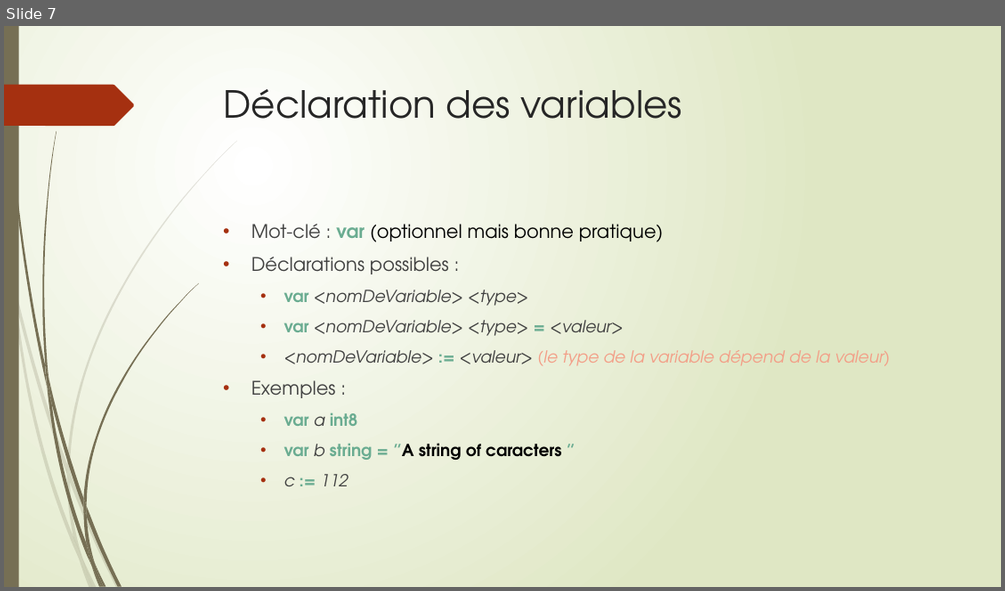
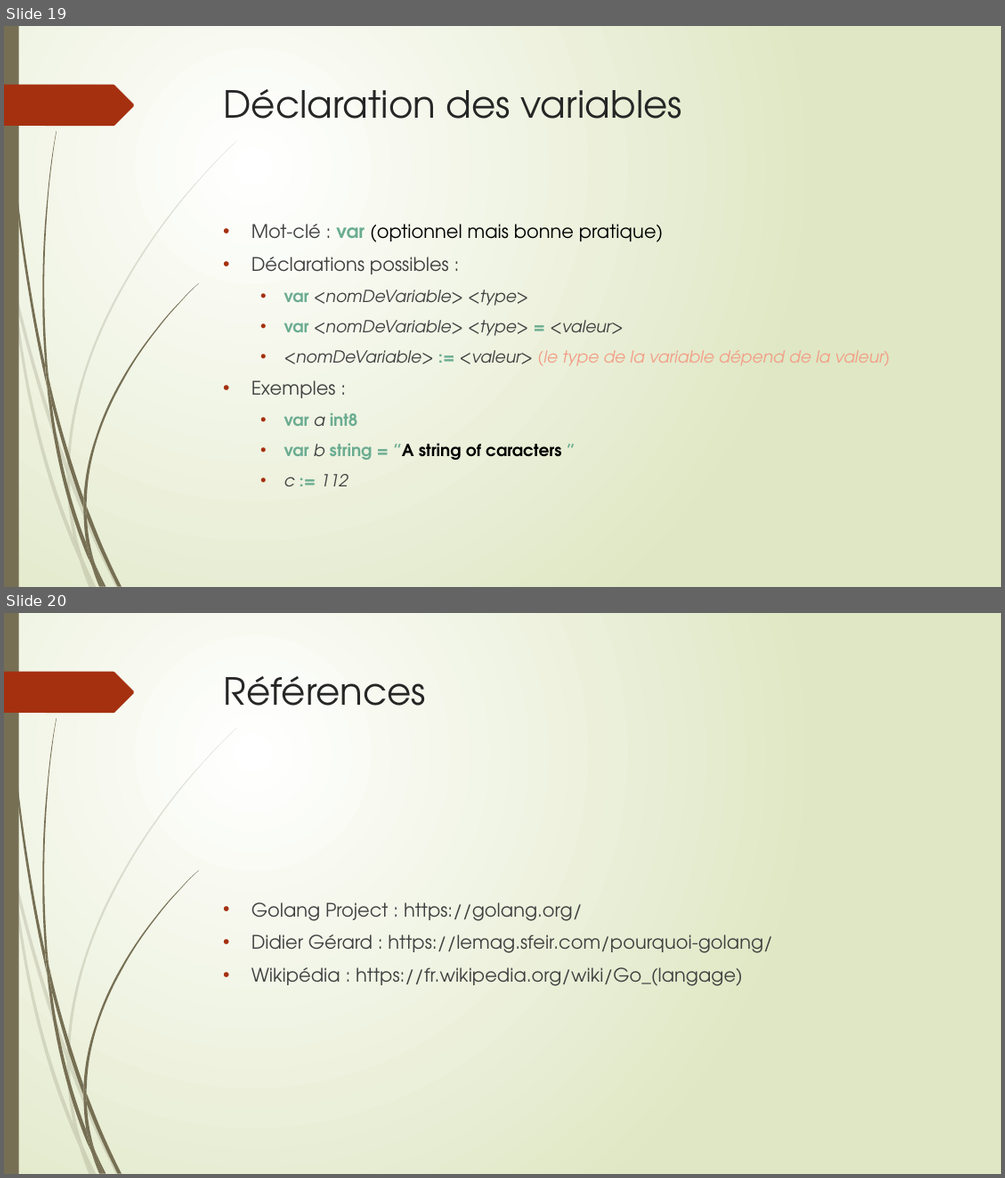
Before and after one commit to thierrydecker/learning-go, a slide deck: learning-go.pptx. Shown one above the other, each under a label of ours: slide 7 before the commit, slides 19 and 20 after it. The pictures are 1005x591 and 1005x1178 pixels, drawn with LibreOffice and Linux fonts; fonts in the diff are those of the drawing. Boxes give left, top, right and bottom in pixels: in the first picture for what was removed or moved away, otherwise in the second. Text is boxed around its words. In the diff, an @@ line names an element or a change of style, - is before the commit and + after.

```diff
--- a/learning-go.pptx
+++ b/learning-go.pptx
@@ slide 20 added at [4, 613, 1001, 1174], background gradient #FFFFFF to #DFE8C4; not listed: 24 template elements that a slide beside it also shows @@
@@ title added at [224, 676, 427, 706], 36 pt, text #262626 @@
+Références
@@ text added at [251, 902, 773, 986], 18 pt, text #404040 @@
+• Golang Project : https://golang.org/
+• Didier Gérard : https://lemag.sfeir.com/pourquoi-golang/
+• Wikipédia : https://fr.wikipedia.org/wiki/Go_(langage)
@@ what was slide 7 is now slide 19 @@
```
Also in this commit, not shown: 1 slide changed, 12 other slides added.
